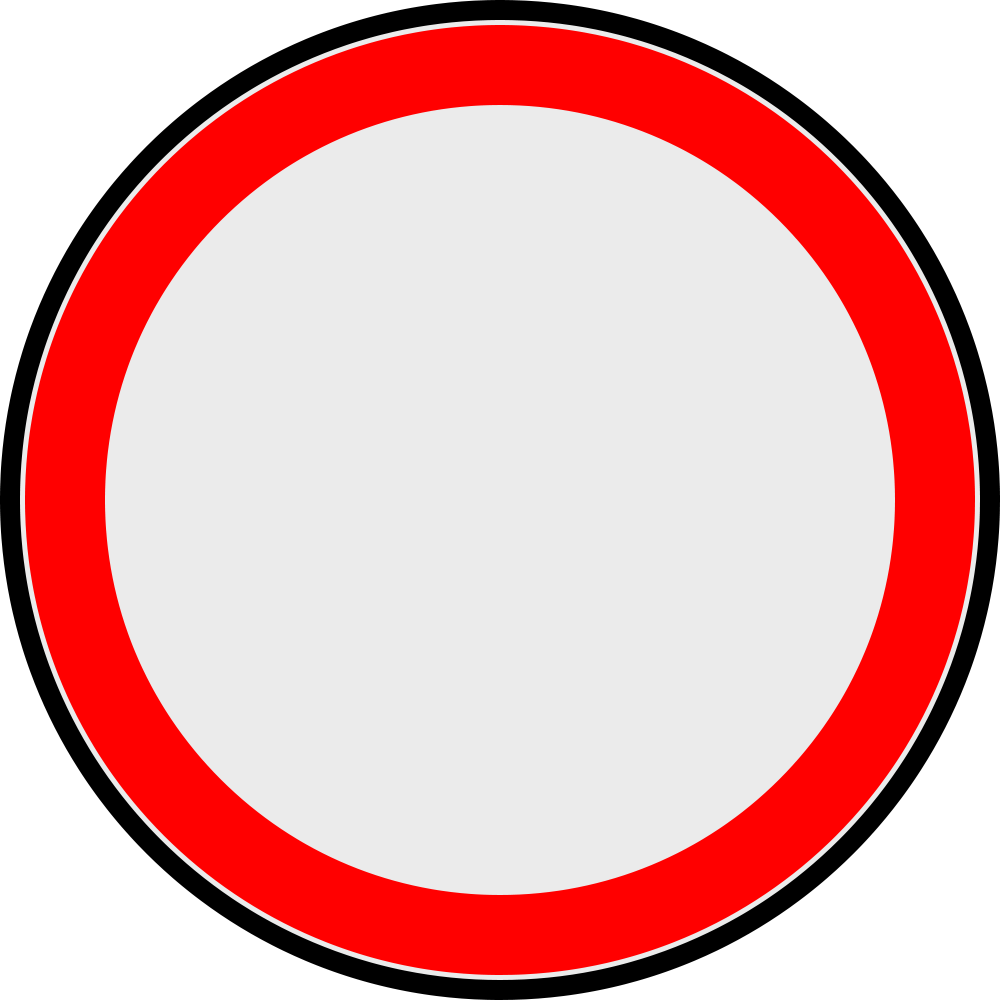
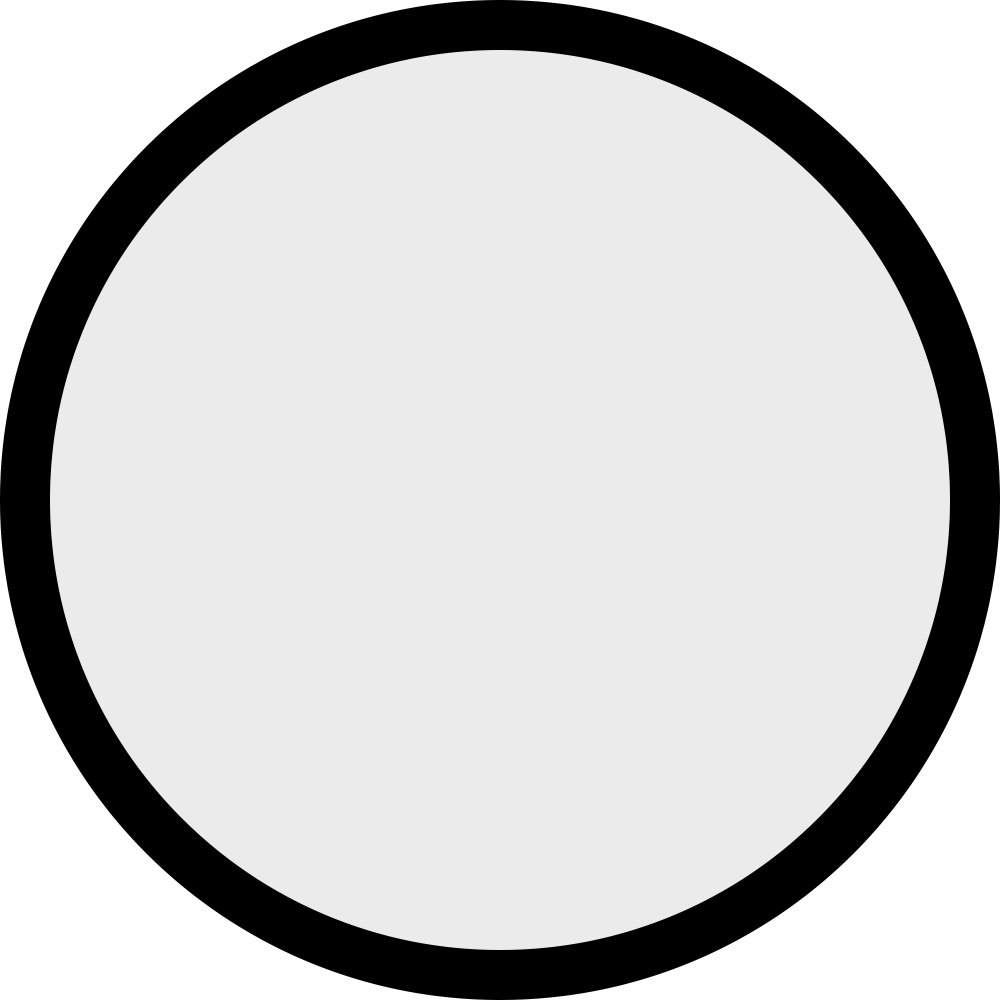
Layers edited between the first and the second 1000×1000 image:
hid "Ellipse 2", painted on it over [25, 25, 975, 975]
painted on "Ellipse 1" over [20, 20, 980, 980]
